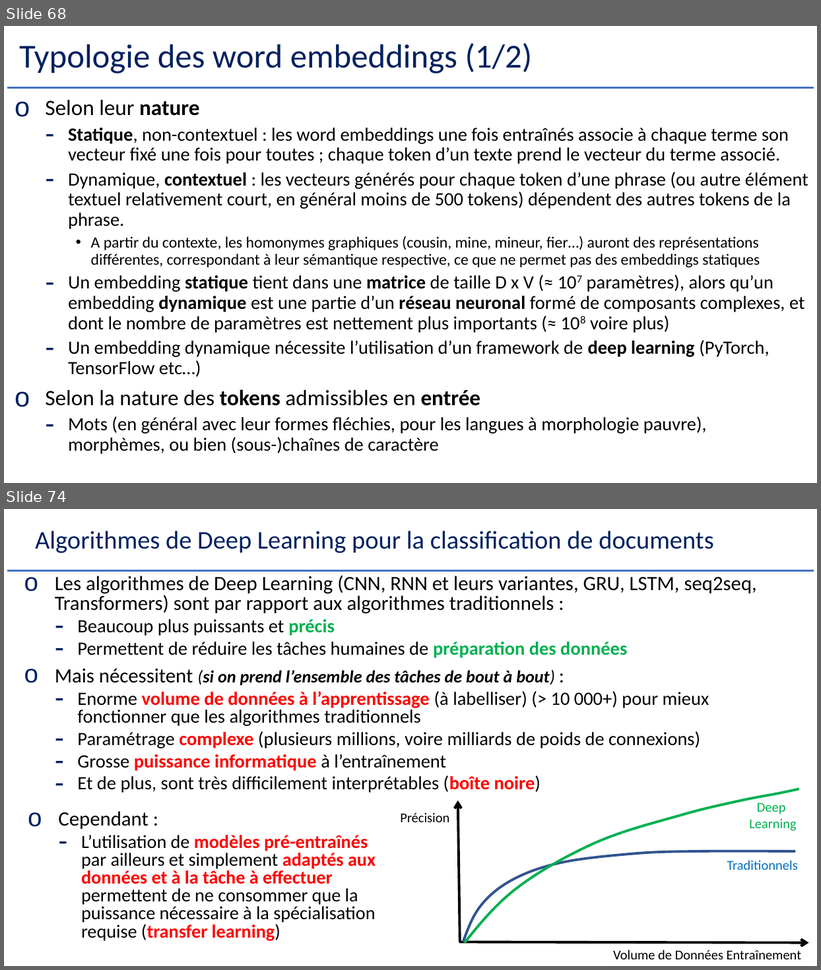
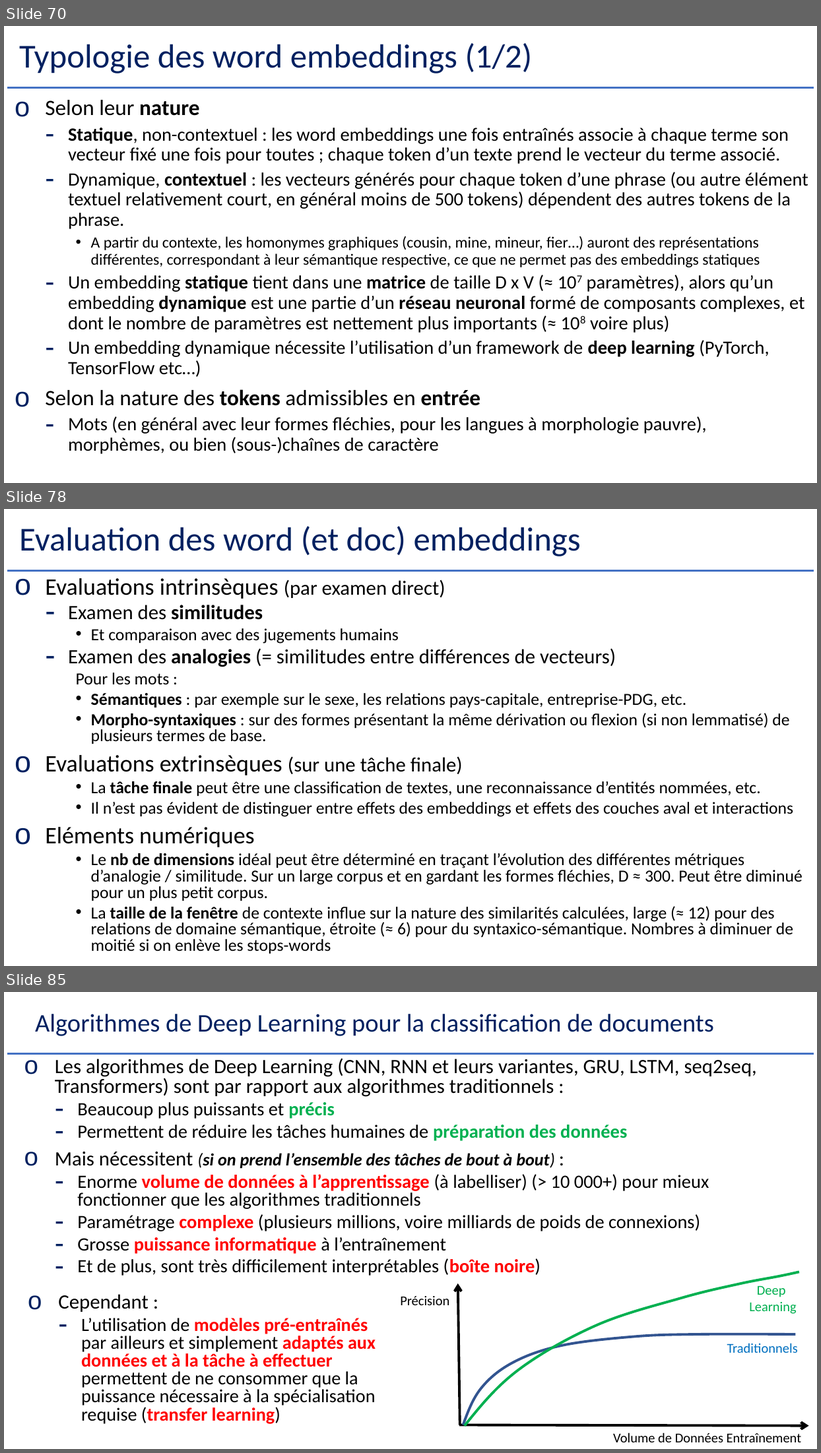
Before and after one commit to Herve-Guerin/cours-NLP-Gustave-Eiffel, a slide deck: Slides/NLP et Analyse Textuelle V2 - 2.pptx. Shown one above the other, each under a label of ours: slides 68 and 74 before the commit, slides 70, 78 and 85 after it; the slides between them are not shown. The pictures are 821x970 and 821x1453 pixels, drawn with LibreOffice and Linux fonts; fonts in the diff are those of the drawing. Boxes give left, top, right and bottom in pixels: in the first picture for what was removed or moved away, otherwise in the second. Text is boxed around its words. In the diff, an @@ line names an element or a change of style, - is before the commit and + after.

```diff
--- a/Slides/NLP et Analyse Textuelle V2 - 2.pptx
+++ b/Slides/NLP et Analyse Textuelle V2 - 2.pptx
@@ slide 78 added at (4,509,817,966), background #FFFFFF; not listed: 1 template element that a slide beside it also shows @@
@@ title added at (19,526,581,557), 39.6 pt, text #002060 @@
+Evaluation des word (et doc) embeddings
@@ text added at (45,578,803,954), 20 pt, text #000000 @@
+o Evaluations intrinsèques (par examen direct)
+  – Examen des similitudes
+    • Et comparaison avec des jugements humains
+  – Examen des analogies (= similitudes entre différences de vecteurs)
+    Pour les mots :
+    • Sémantiques : par exemple sur le sexe, les relations pays-capitale, entreprise-PDG, etc.
+    • Morpho-syntaxiques : sur des formes présentant la même dérivation ou flexion (si non lemmatisé) de plusieurs termes de base.
+o Evaluations extrinsèques (sur une tâche finale)
+    • La tâche finale peut être une classification de textes, une reconnaissance d’entités nommées, etc.
+    • Il n’est pas évident de distinguer entre effets des embeddings et effets des couches aval et interactions
+o Eléments numériques
+    • Le nb de dimensions idéal peut être déterminé en traçant l’évolution des différentes métriques d’analogie / similitude. Sur un large corpus et en gardant les formes fléchies, D ≈ 300. Peut être diminué pour un plus petit corpus.
+    • La taille de la fenêtre de contexte influe sur la nature des similarités calculées, large (≈ 12) pour des relations de domaine sémantique, étroite (≈ 6) pour du syntaxico-sémantique. Nombres à diminuer de moitié si on enlève les stops-words
@@ what was slide 68 is now slide 70 @@
@@ what was slide 74 is now slide 85 @@
```
Also in this commit, not shown: 15 slides changed, 10 other slides added.
